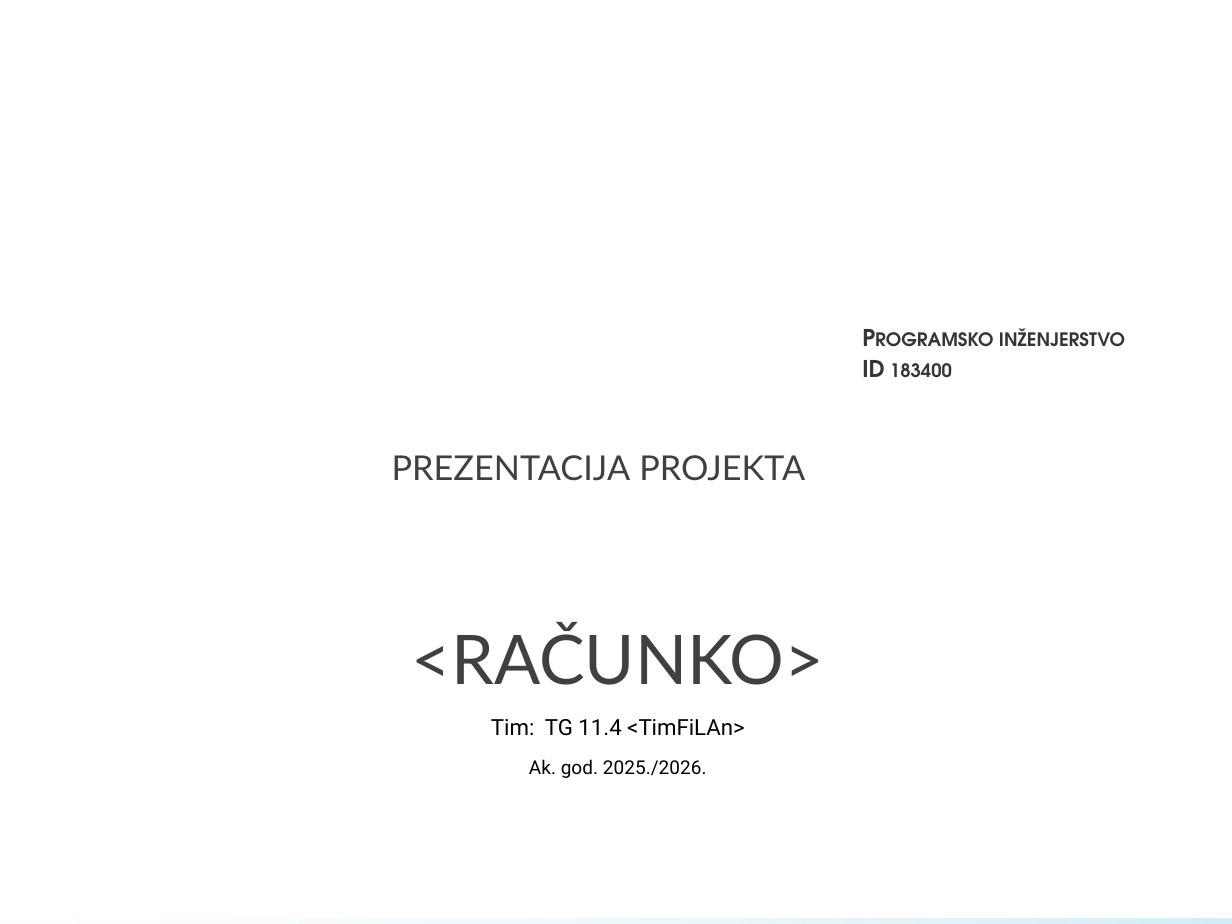
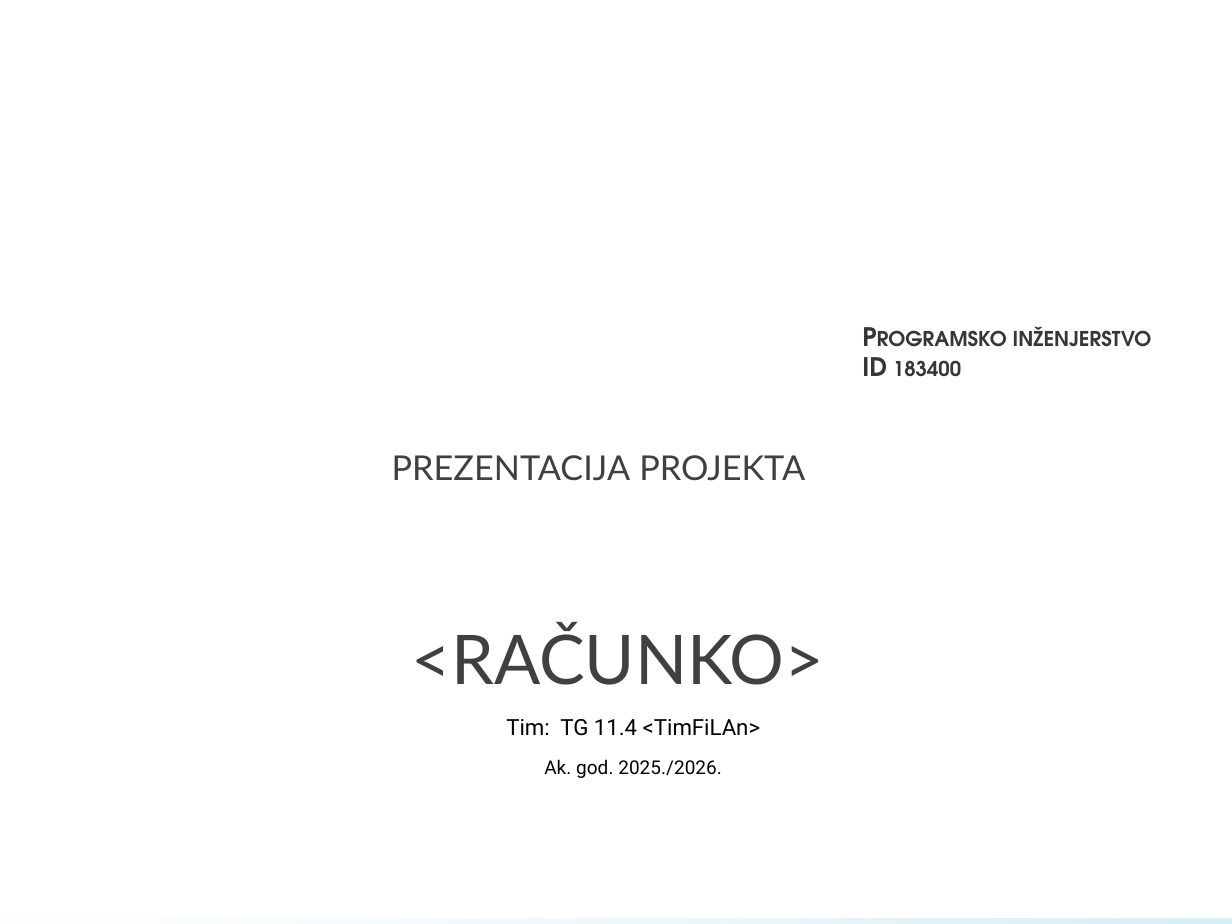
Before and after one commit to lukskoki/Racunko, a slide deck: slide 1 of Dokumentacija/PROINZ_TG11.4_Racunko.pptx. Drawn at 1232x924 pixels with LibreOffice and Linux fonts; fonts in the diff are those of the drawing; background and template pictures are left out. Boxes give left, top, right and bottom in pixels: in the first picture for what was removed or moved away, otherwise in the second. Text is boxed around its words. In the diff, an @@ line names an element or a change of style, - is before the commit and + after.

```diff
--- a/Dokumentacija/PROINZ_TG11.4_Racunko.pptx
+++ b/Dokumentacija/PROINZ_TG11.4_Racunko.pptx
@@ text "Programsko inženjerstvo" at <box>862,326,1152,377</box>: size 13.5 to 14.8 pt; line spacing 1.1 to 1 @@
@@ subtitle "Tim: TG 11.4 <TimFiLAn>" at <box>506,719,761,778</box>: indent changed @@
```
Also in this commit, not shown: 4 other slides changed, 1 slide added, 1 slide removed.
